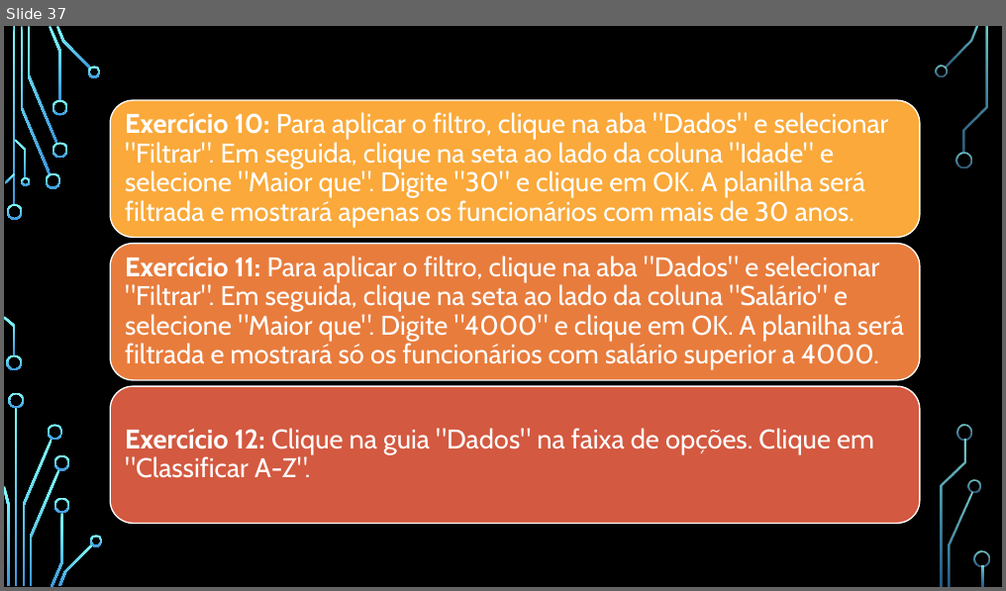
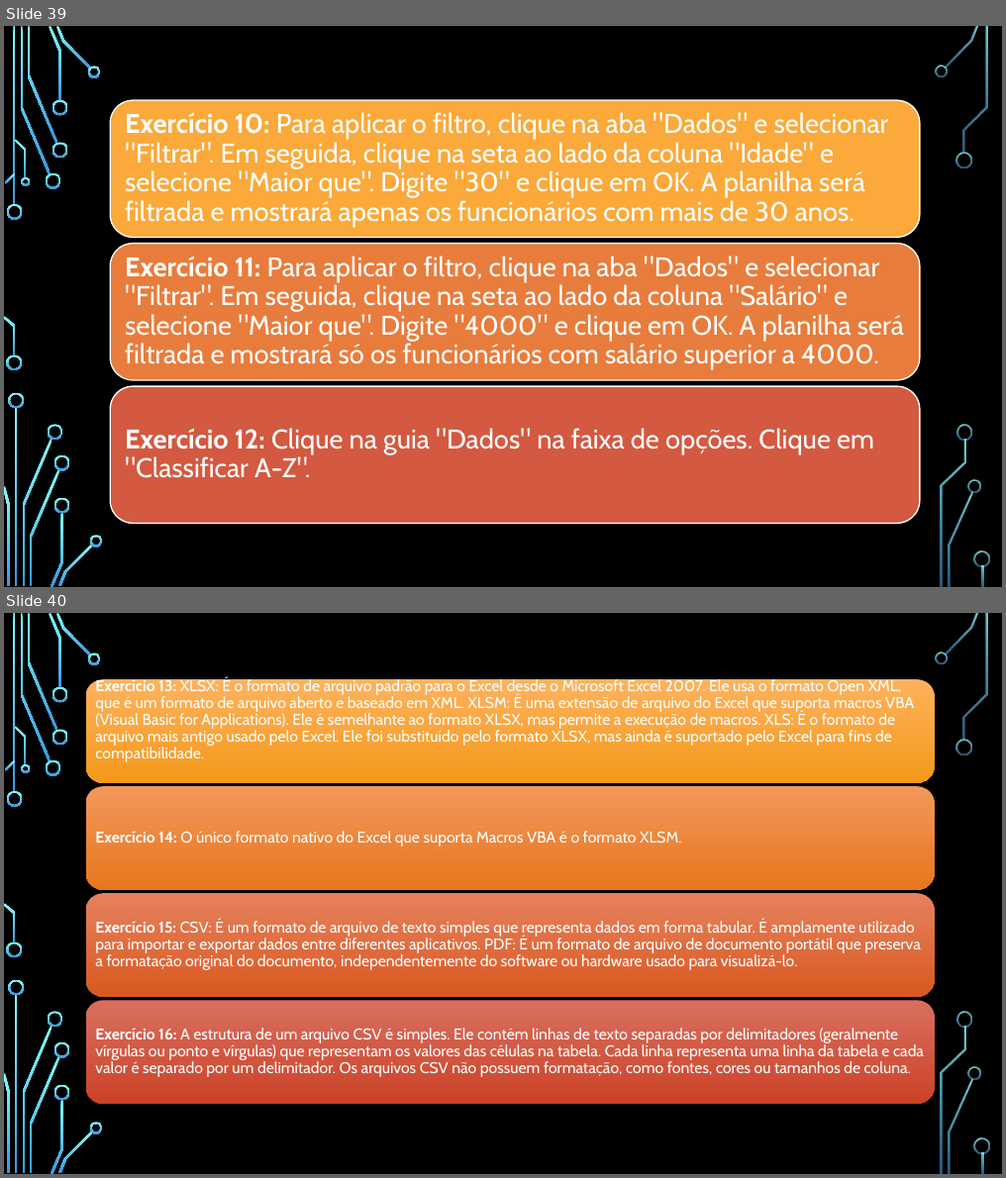
Before and after one commit to VitorKaviski/Curso_Kaviski_Excel_Basico_ao_Avancado, a slide deck: Curso Excel/Básico/Aula 1 - Excel/Curso Excel - Básico - Modelo Slides 1.pptx. Shown one above the other, each under a label of ours: slide 37 before the commit, slides 39 and 40 after it. The pictures are 1006x591 and 1006x1178 pixels, drawn with LibreOffice and Linux fonts; fonts in the diff are those of the drawing; background and template pictures are left out. Boxes give left, top, right and bottom in pixels: in the first picture for what was removed or moved away, otherwise in the second. Text is boxed around its words. In the diff, an @@ line names an element or a change of style, - is before the commit and + after.

```diff
--- a/Curso Excel/Básico/Aula 1 - Excel/Curso Excel - Básico - Modelo Slides 1.pptx
+++ b/Curso Excel/Básico/Aula 1 - Excel/Curso Excel - Básico - Modelo Slides 1.pptx
@@ slide 40 added at [4, 613, 1002, 1174], background picture (left out); not listed: 36 template elements that a slide beside it also shows @@
@@ group added at [85, 677, 935, 1104]: 4 rounded rectangles, 4 texts @@
+Exercício 13: XLSX: É o formato de arquivo padrão para o Excel desde o Microsoft Excel 2007. Ele usa o formato Open XML, que é um formato de arquivo aberto e baseado em XML. XLSM: É uma extensão de arquivo do Excel que suporta macros VBA (Visual Basic for Applications). Ele é semelhante ao formato XLSX, mas permite a execução de macros. XLS: É o formato de arquivo mais antigo usado pelo Excel. Ele foi substituído pelo formato XLSX, mas ainda é suportado pelo Excel para fins de compatibilidade.
+Exercício 14: O único formato nativo do Excel que suporta Macros VBA é o formato XLSM.
+Exercício 15: CSV: É um formato de arquivo de texto simples que representa dados em forma tabular. É amplamente utilizado para importar e exportar dados entre diferentes aplicativos. PDF: É um formato de arquivo de documento portátil que preserva a formatação original do documento, independentemente do software ou hardware usado para visualizá-lo.
+Exercício 16: A estrutura de um arquivo CSV é simples. Ele contém linhas de texto separadas por delimitadores (geralmente vírgulas ou ponto e vírgulas) que representam os valores das células na tabela. Cada linha representa uma linha da tabela e cada valor é separado por um delimitador. Os arquivos CSV não possuem formatação, como fontes, cores ou tamanhos de coluna.
@@ what was slide 37 is now slide 39 @@
```
Also in this commit, not shown: 3 other slides added, 1 other file.
